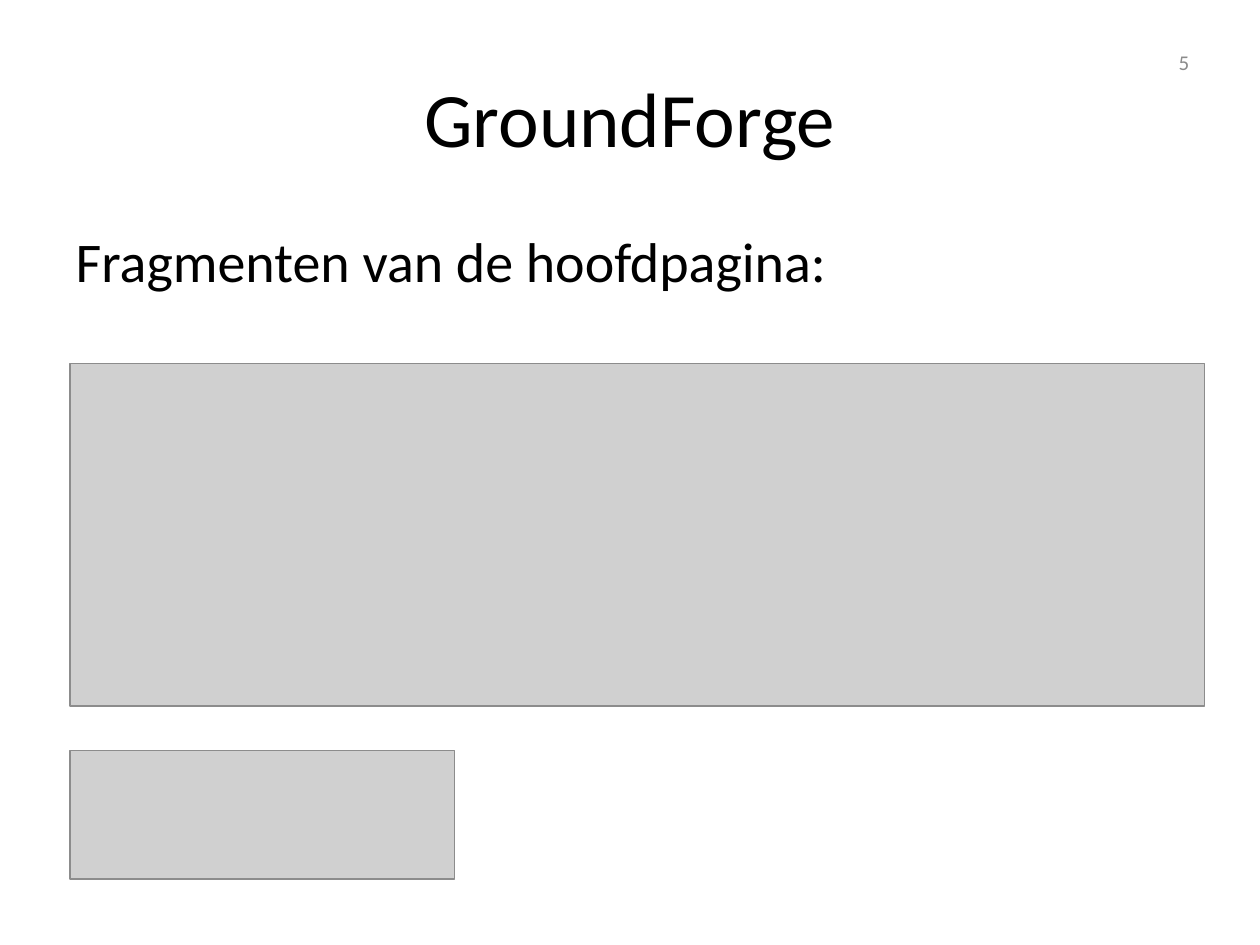
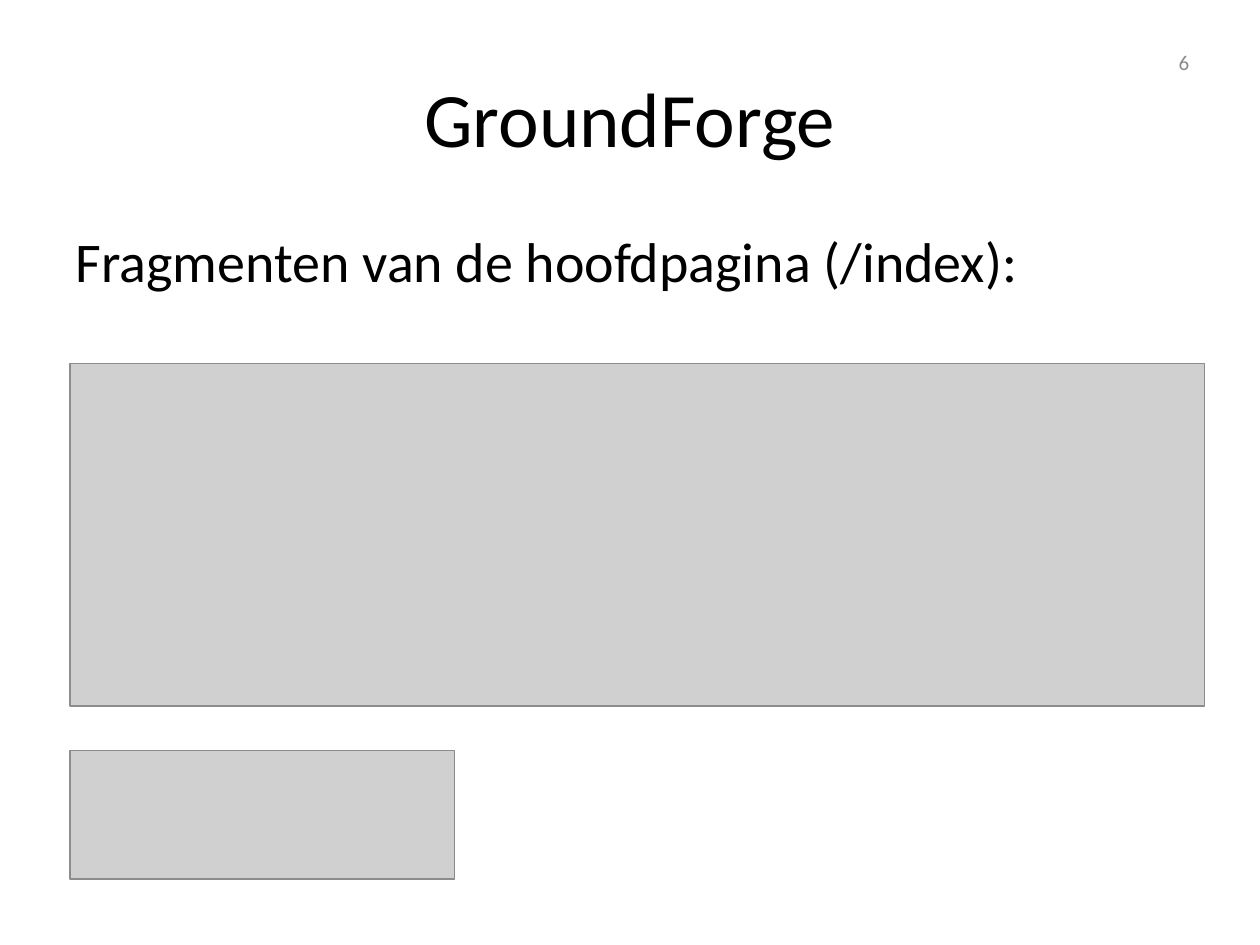
Before and after one commit to d-bl/GroundForge-help, a slide deck: slide 6 of docs/help/NL.pptx (slide 5 before the commit). Drawn at 1260x945 pixels with LibreOffice and Linux fonts; fonts in the diff are those of the drawing; grey boxes stand for pictures; background and template pictures are left out. Boxes give left, top, right and bottom in pixels: in the first picture for what was removed or moved away, otherwise in the second. Text is boxed around its words. In the diff, an @@ line names an element or a change of style, - is before the commit and + after.

```diff
--- a/docs/help/NL.pptx
+++ b/docs/help/NL.pptx
@@ page number at [1179, 56, 1190, 70]: text changed @@
-5
+6
@@ text at [76, 241, 1017, 292]: text changed @@
-Fragmenten van de hoofdpagina:
+Fragmenten van de hoofdpagina (/index):
```
Also in this commit, not shown: 5 other slides changed, 1 slide added, 1 other file.
